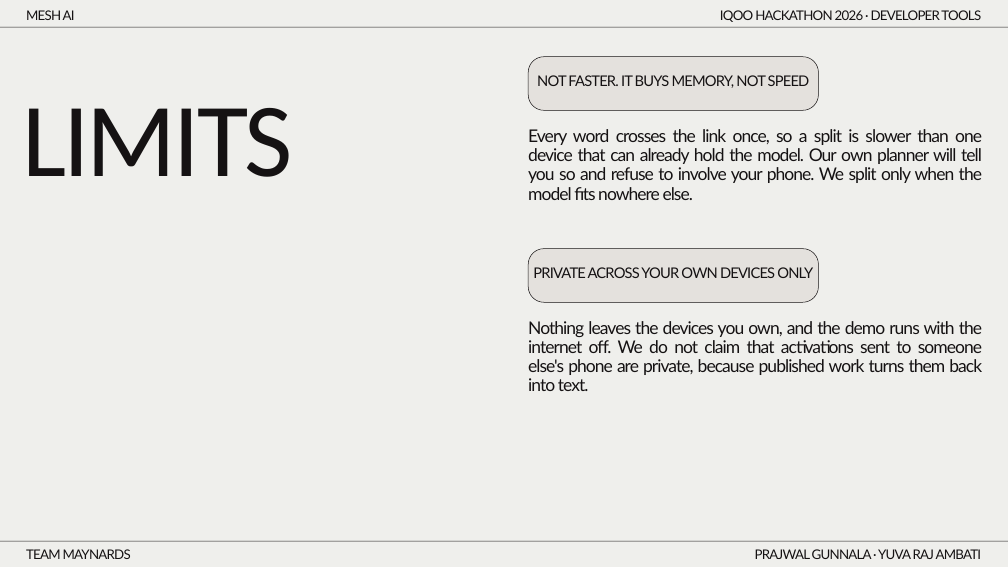
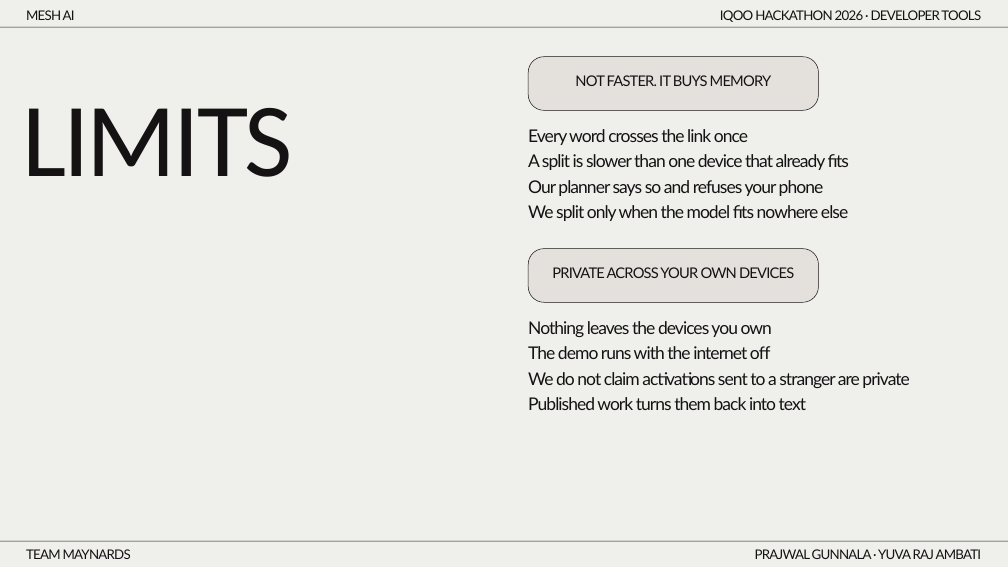
Before and after one commit to prajwal-gunnala/maynards, a slide deck: slide 13 of docs/deck/MeshAI_Deck_v4.pptx (slide 11 before the commit). Drawn at 1008x567 pixels with LibreOffice and Linux fonts; fonts in the diff are those of the drawing. Boxes give left, top, right and bottom in pixels: in the first picture for what was removed or moved away, otherwise in the second. Text is boxed around its words. In the diff, an @@ line names an element or a change of style, - is before the commit and + after.

```diff
--- a/docs/deck/MeshAI_Deck_v4.pptx
+++ b/docs/deck/MeshAI_Deck_v4.pptx
@@ text at (575, 75, 771, 86): text changed @@
-NOT FASTER. IT BUYS MEMORY, NOT SPEED
+NOT FASTER. IT BUYS MEMORY
@@ text at (528, 129, 849, 221): text changed @@
-Every word crosses the link once, so a split is slower than one device that can already hold the model. Our own planner will tell you so and refuse to involve your phone. We split only when the model fits nowhere else.
+Every word crosses the link once
+A split is slower than one device that already fits
+Our planner says so and refuses your phone
+We split only when the model fits nowhere else
@@ text at (552, 267, 794, 278): text changed @@
-PRIVATE ACROSS YOUR OWN DEVICES ONLY
+PRIVATE ACROSS YOUR OWN DEVICES
@@ text at (528, 321, 909, 410): text changed @@
-Nothing leaves the devices you own, and the demo runs with the internet off. We do not claim that activations sent to someone else's phone are private, because published work turns them back into text.
+Nothing leaves the devices you own
+The demo runs with the internet off
+We do not claim activations sent to a stranger are private
+Published work turns them back into text
```
Also in this commit, not shown: 9 other slides changed, 7 other files.
